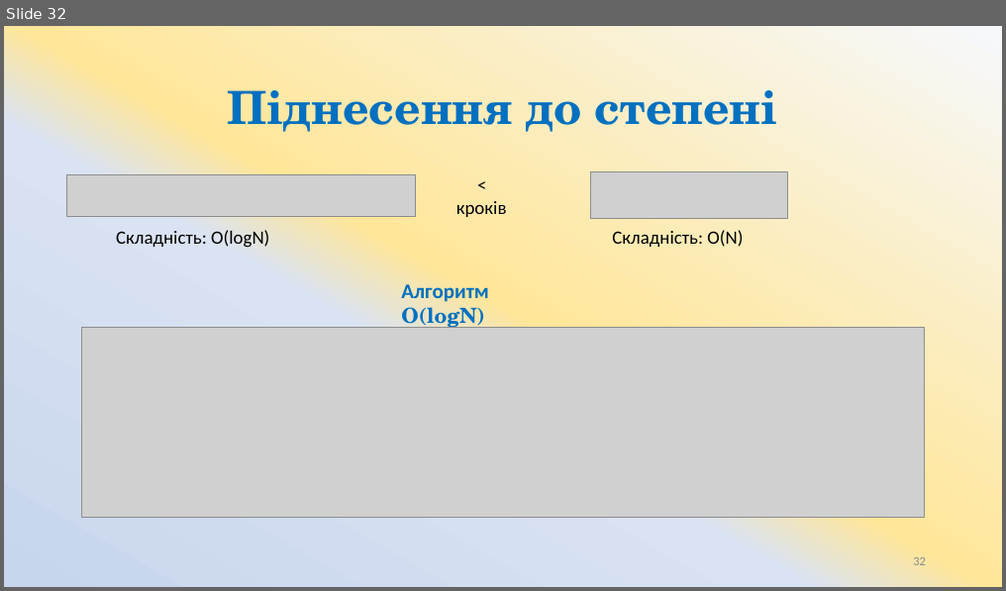
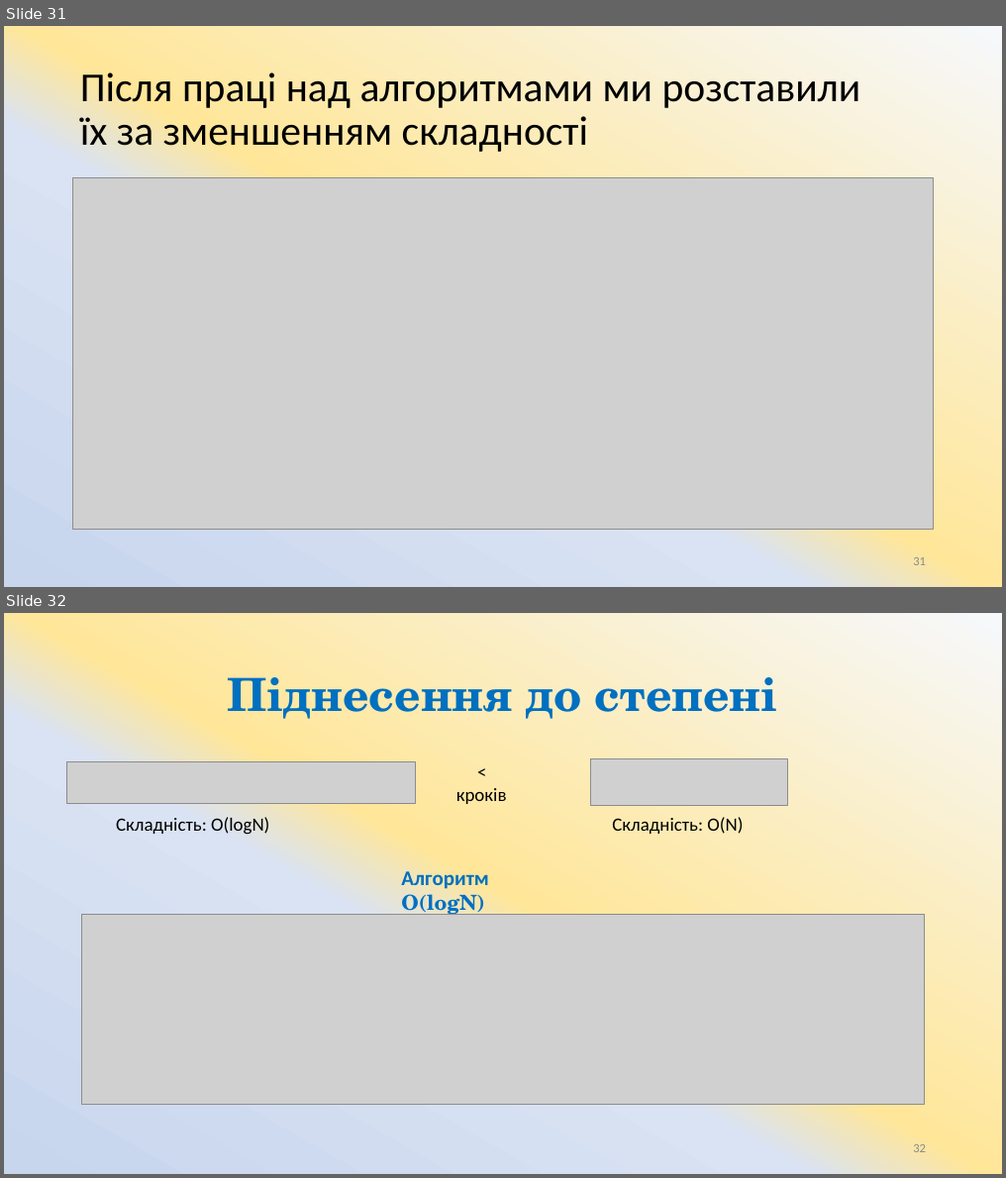
Before and after one commit to ArtemKlym/git_presentation, a slide deck: Git_1 part.pptx. Shown one above the other, each under a label of ours: slide 32 before the commit, slides 31 and 32 after it. The pictures are 1006x591 and 1006x1178 pixels, drawn with LibreOffice and Linux fonts; fonts in the diff are those of the drawing; grey boxes stand for pictures. Boxes give left, top, right and bottom in pixels: in the first picture for what was removed or moved away, otherwise in the second. Text is boxed around its words. In the diff, an @@ line names an element or a change of style, - is before the commit and + after.

```diff
--- a/Git_1 part.pptx
+++ b/Git_1 part.pptx
@@ slide 31 added at (4,26,1002,587), background gradient #F6F8FC to #FFE699 to #DAE3F3 to #C7D5ED @@
@@ title added at (80,73,861,152), 39.6 pt, text #000000 @@
+Після праці над алгоритмами ми розставили
+їх за зменшенням складності
@@ picture added at (73,178,934,530) @@
@@ page number added at (913,558,926,566), 12 pt, text #8C8C8C @@
+31
```
Also in this commit, not shown: 1 slide changed, 1 other slide added, 2 slides removed.
